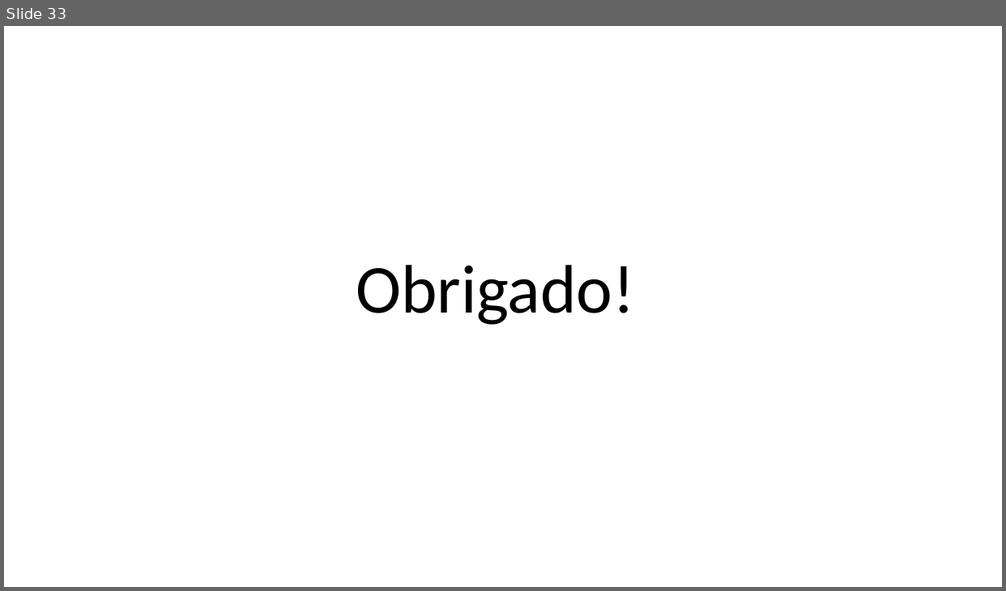
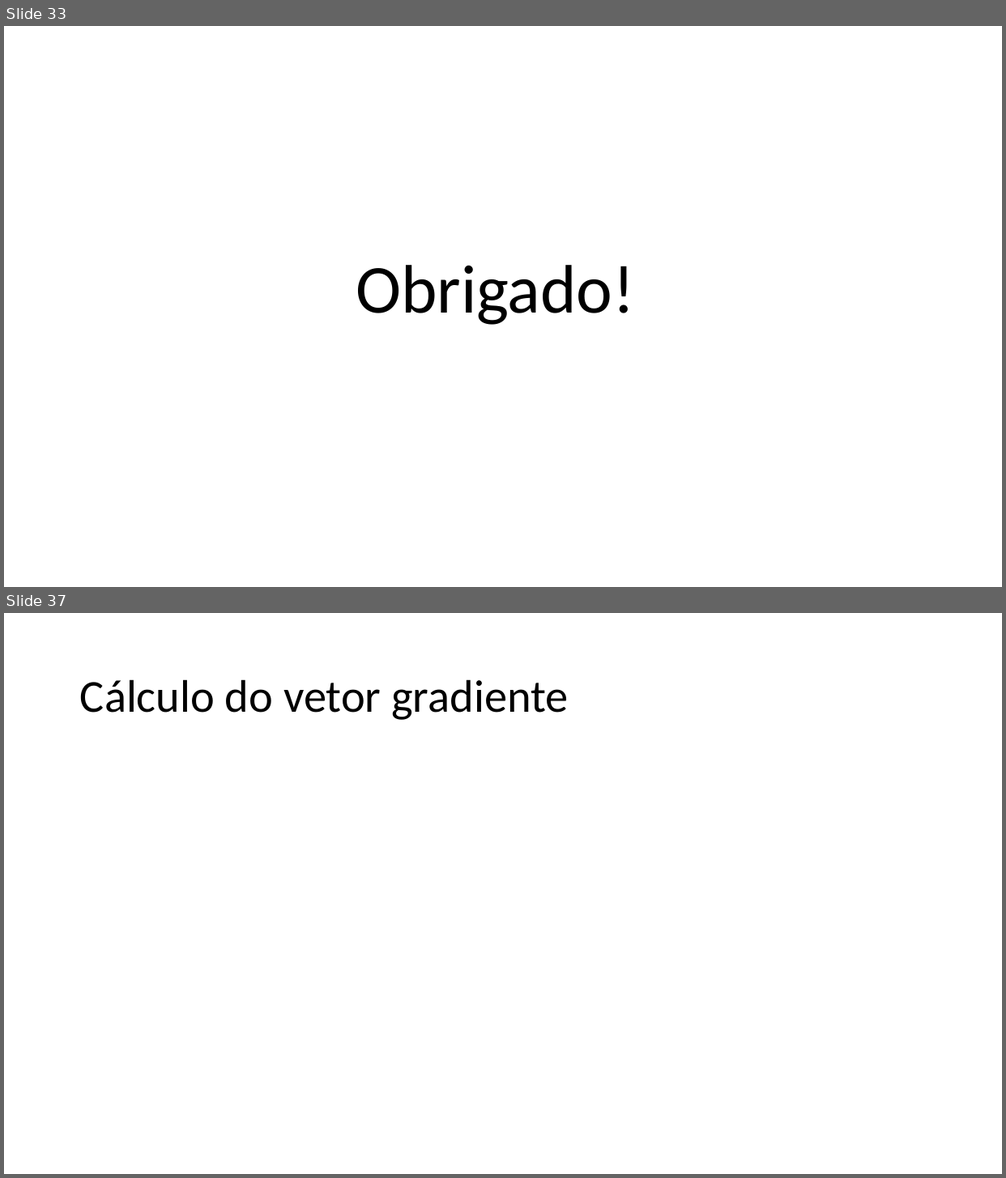
Before and after one commit to zz4fap/tp557-iot-ml, a slide deck: slides/TP557_6_Minimizando_o_erro.pptx. Shown one above the other, each under a label of ours: slide 33 before the commit, slides 33 and 37 after it; the slides between them are not shown. The pictures are 1006x591 and 1006x1178 pixels, drawn with LibreOffice and Linux fonts; fonts in the diff are those of the drawing; grey boxes stand for pictures. Boxes give left, top, right and bottom in pixels: in the first picture for what was removed or moved away, otherwise in the second. Text is boxed around its words. In the diff, an @@ line names an element or a change of style, - is before the commit and + after.

```diff
--- a/slides/TP557_6_Minimizando_o_erro.pptx
+++ b/slides/TP557_6_Minimizando_o_erro.pptx
@@ slide 37 added at box(4, 613, 1002, 1174), background #FFFFFF @@
@@ title added at box(80, 679, 568, 720), 44 pt, text #000000 @@
+Cálculo do vetor gradiente
```
Also in this commit, not shown: 7 other slides added.
